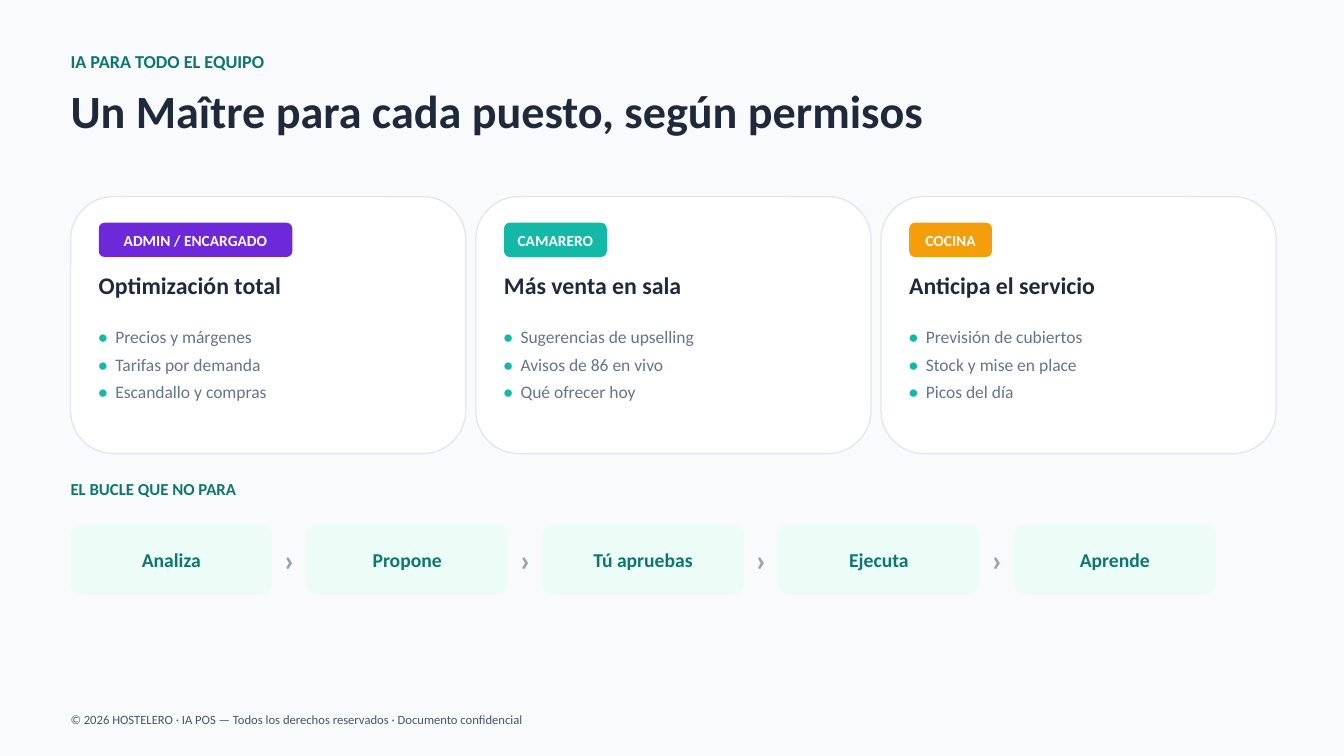
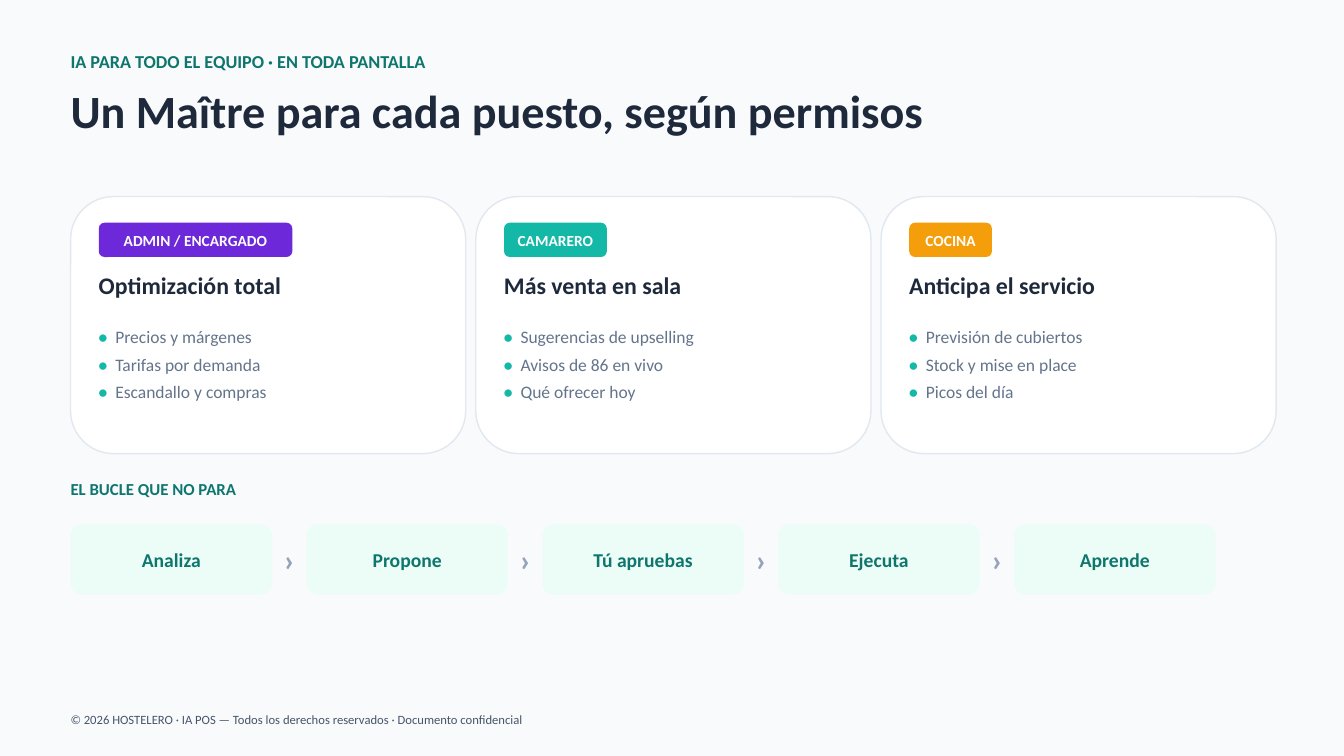
Before and after one commit to joanserramiret/HOSTELERO, a slide deck: slide 6 of HOSTELERO-Presentacion.pptx. Drawn at 1344x756 pixels with LibreOffice and Linux fonts; fonts in the diff are those of the drawing. Boxes give left, top, right and bottom in pixels: in the first picture for what was removed or moved away, otherwise in the second. Text is boxed around its words. In the diff, an @@ line names an element or a change of style, - is before the commit and + after.

```diff
--- a/HOSTELERO-Presentacion.pptx
+++ b/HOSTELERO-Presentacion.pptx
@@ text at (x1=71, y1=56, x2=425, y2=71): text changed @@
-IA PARA TODO EL EQUIPO
+IA PARA TODO EL EQUIPO · EN TODA PANTALLA
```
Also in this commit, not shown: 2 other slides changed, 7 other files.
